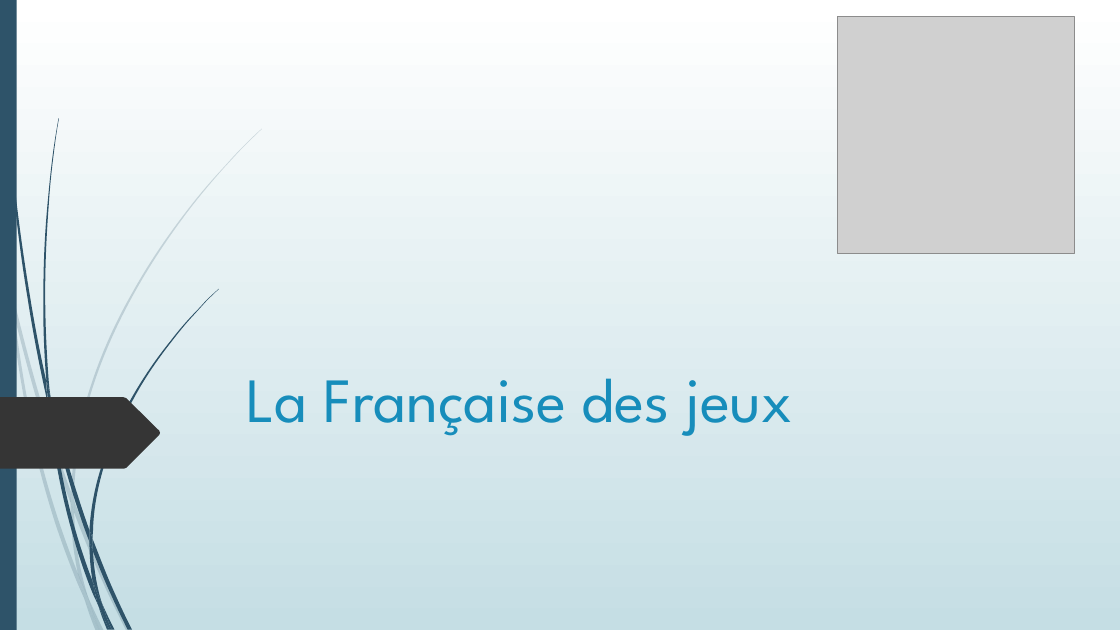
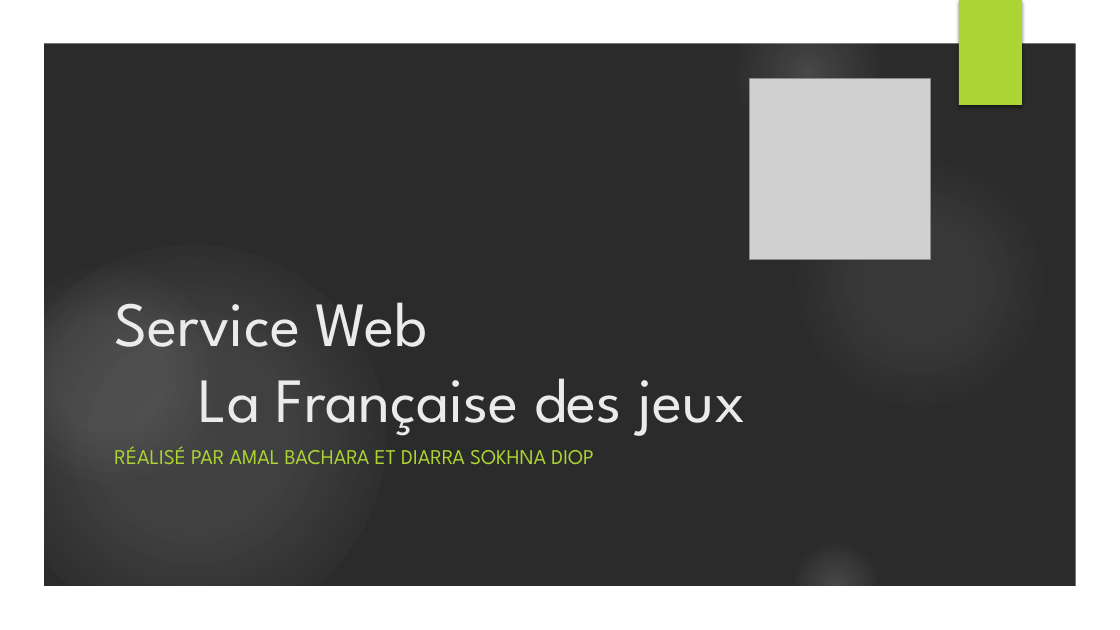
Before and after one commit to DiarraDIOP/AOS, a slide deck: slide 1 of Service/Code/La Française des jeux.pptx. Drawn at 1120x630 pixels with LibreOffice and Linux fonts; fonts in the diff are those of the drawing; grey boxes stand for pictures; background and template pictures are left out; a plain dark background stands for a picture behind light text. Boxes give left, top, right and bottom in pixels: in the first picture for what was removed or moved away, otherwise in the second. Text is boxed around its words. In the diff, an @@ line names an element or a change of style, - is before the commit and + after.

```diff
--- a/Service/Code/La Française des jeux.pptx
+++ b/Service/Code/La Française des jeux.pptx
@@ background gradient #FFFFFF to #C5DEE5 to picture (left out) @@
@@ rectangle removed at [0, 0, 17, 630] @@
@@ group added at [0, 0, 1120, 630]: 5 ellipses, 1 freeform shape @@
@@ rectangle added at [959, 0, 1022, 105], fill #ACD433 @@
@@ picture: place and size @@
-picture at [838, 17, 1075, 254]
+picture at [749, 79, 930, 260]
@@ title at [114, 302, 745, 436]: text changed; text colour #178DBB to #EBEBEB @@
-La Française des jeux
+Service Web
+La Française des jeux
@@ freeform shape removed at [0, 397, 160, 469] @@
@@ subtitle added at [114, 446, 594, 464], 18 pt, text #ACD433 @@
+RÉALISÉ PAR AMAL BACHARA ET DIARRA SOKHNA DIOP
@@ group removed at [0, 129, 262, 630]: 10 freeform shapes @@
@@ group removed at [3, 0, 218, 630]: 12 freeform shapes @@
```
Also in this commit, not shown: 2 other slides changed, 2 slides added, 1 slide removed.
